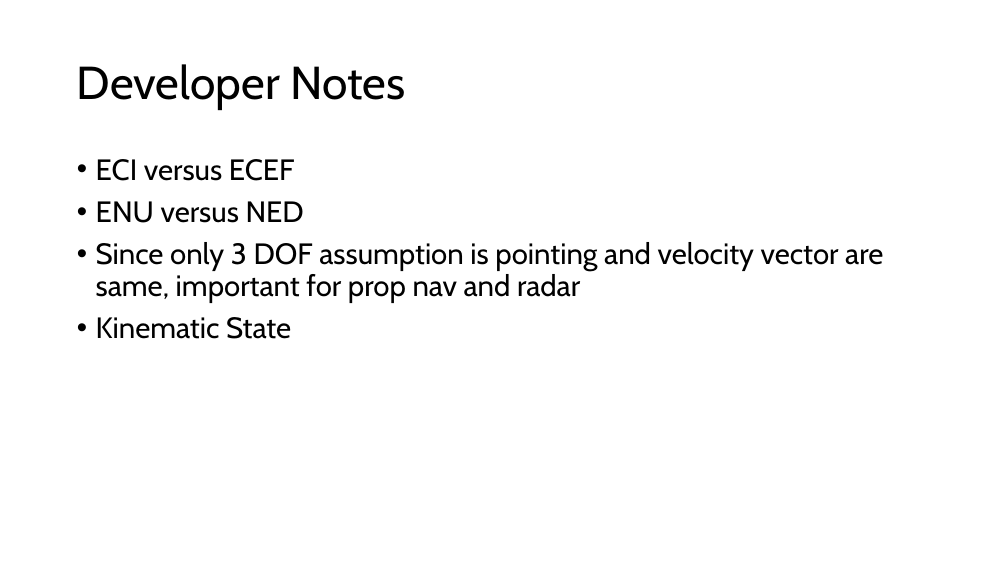
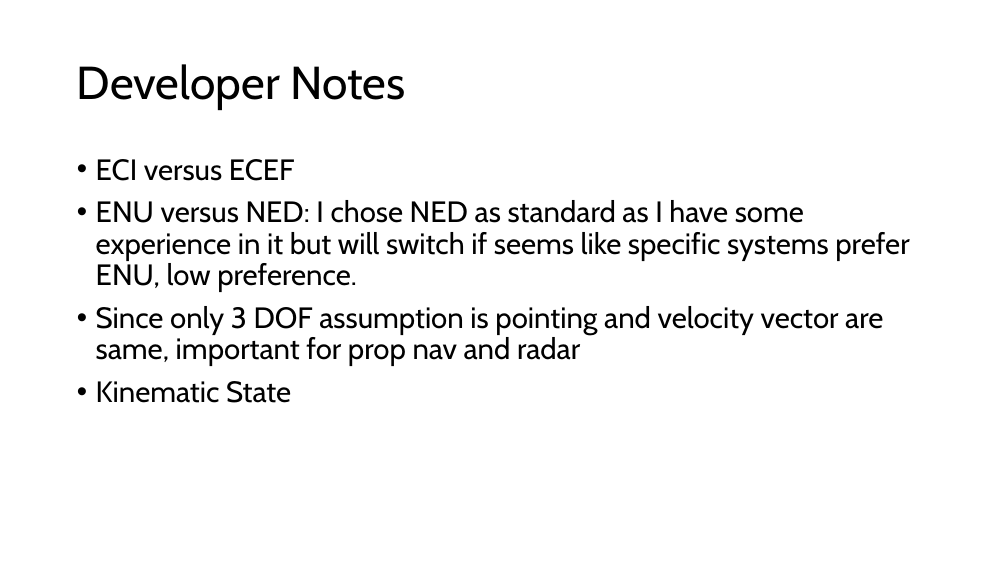
Before and after one commit to jeremyjestel/apogee, a slide deck: slide 11 of docs/Apogee_Progession.pptx (slide 10 before the commit). Drawn at 1008x567 pixels with LibreOffice and Linux fonts; fonts in the diff are those of the drawing. Boxes give left, top, right and bottom in pixels: in the first picture for what was removed or moved away, otherwise in the second. Text is boxed around its words. In the diff, an @@ line names an element or a change of style, - is before the commit and + after.

Commit message:
subsystems split up and motion system pretty much done, good baseline, gonna build out first stage system for all subsystems then create entities to match them for first new rerun run

```diff
--- a/docs/Apogee_Progession.pptx
+++ b/docs/Apogee_Progession.pptx
@@ text at <box>96,200,909,292</box>: text changed @@
-• ENU versus NED
+• ENU versus NED: I chose NED as standard as I have some experience in it but will switch if seems like specific systems prefer ENU, low preference.
```
Also in this commit, not shown: 2 other slides changed, 2 slides added, 1 slide removed, 11 other files.
